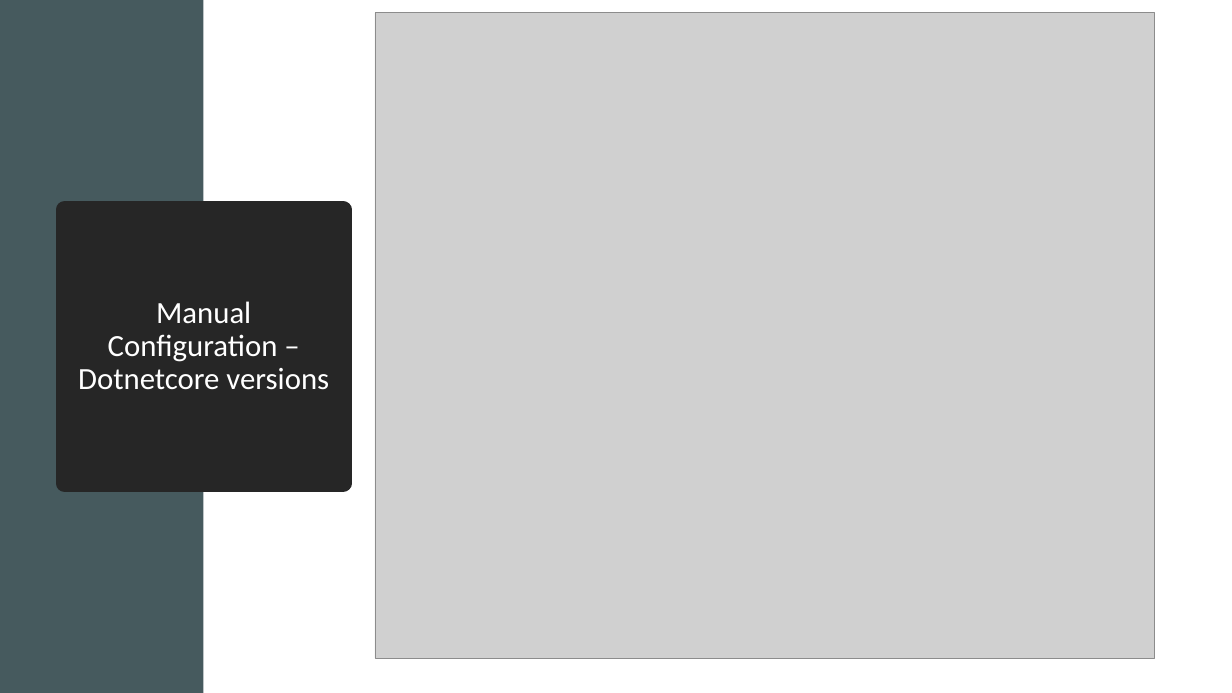
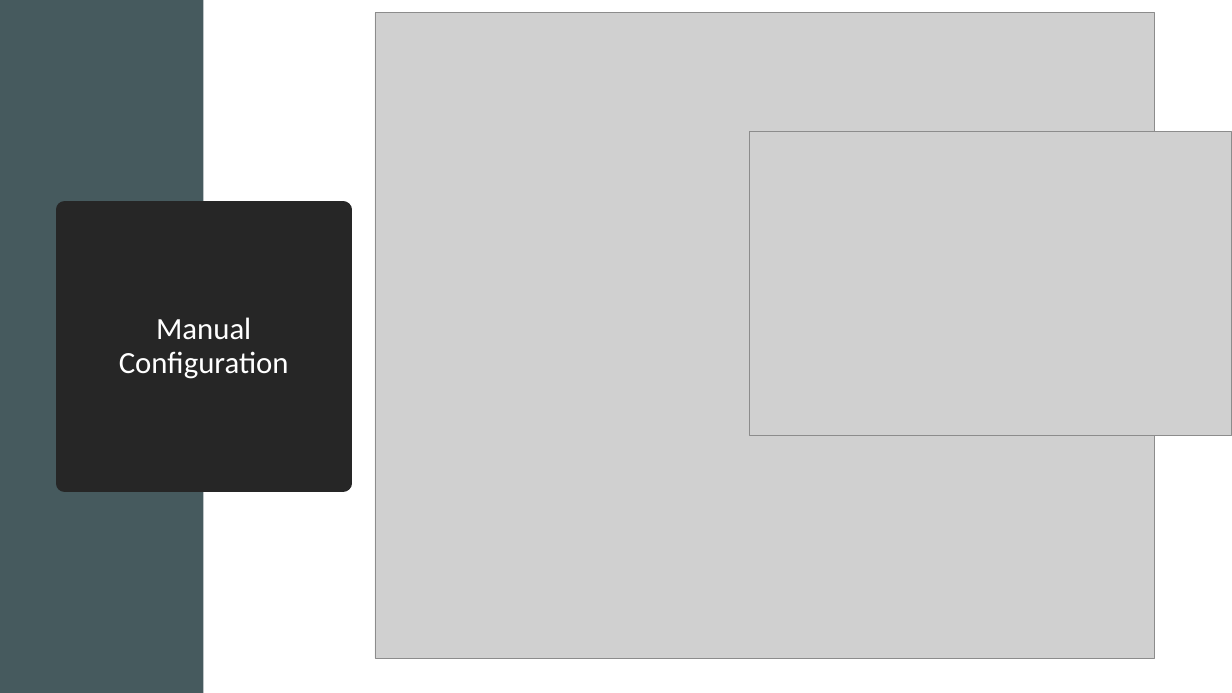
Before and after one commit to sheltertake/dotbench-workshop, a slide deck: slide 9 of 01-benchmark-dotnet/BenchmarkDotNet.pptx (slide 8 before the commit). Drawn at 1232x693 pixels with LibreOffice and Linux fonts; fonts in the diff are those of the drawing; grey boxes stand for pictures. Boxes give left, top, right and bottom in pixels: in the first picture for what was removed or moved away, otherwise in the second. Text is boxed around its words. In the diff, an @@ line names an element or a change of style, - is before the commit and + after.

```diff
--- a/01-benchmark-dotnet/BenchmarkDotNet.pptx
+++ b/01-benchmark-dotnet/BenchmarkDotNet.pptx
@@ picture added at <box>750,132,1232,436</box> @@
@@ title at <box>119,317,289,379</box>: text changed @@
-Manual Configuration – Dotnetcore versions
+Manual Configuration
```
Also in this commit, not shown: 2 other slides changed, 5 slides added, 5 other files.
